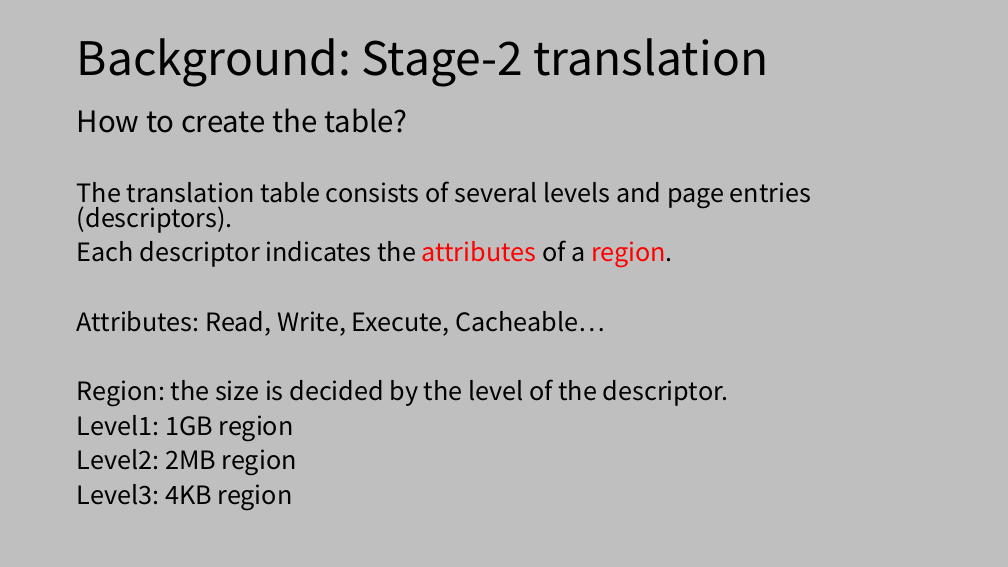
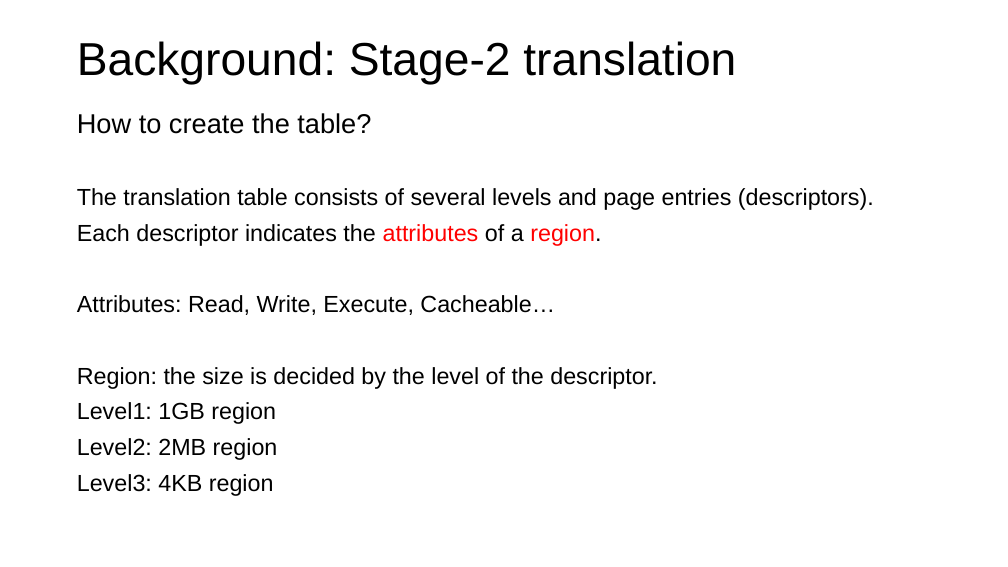
Before and after one commit to Compass-All/nailgun-teaching, a slide deck: slide 15 of defense-lab/NailgunDefense.pptx. Drawn at 1008x567 pixels with LibreOffice and Linux fonts; fonts in the diff are those of the drawing; background and template pictures are left out. Boxes give left, top, right and bottom in pixels: in the first picture for what was removed or moved away, otherwise in the second. Text is boxed around its words. In the diff, an @@ line names an element or a change of style, - is before the commit and + after.

```diff
--- a/defense-lab/NailgunDefense.pptx
+++ b/defense-lab/NailgunDefense.pptx
@@ background #BFBFBF to picture (left out) @@
@@ title "Background: Stage-2 translation" at (x1=77, y1=41, x2=736, y2=85): font Noto Sans CJK SC to Arial @@
@@ text "How to create the table?" at (x1=77, y1=113, x2=874, y2=496): size 28 to 25.9 pt in "How to create the table?"; font Noto Sans CJK SC to Arial, size 24 to 22.2 pt; line spacing 0.8 to 0.9 @@
```
Also in this commit, not shown: 34 other slides changed.
